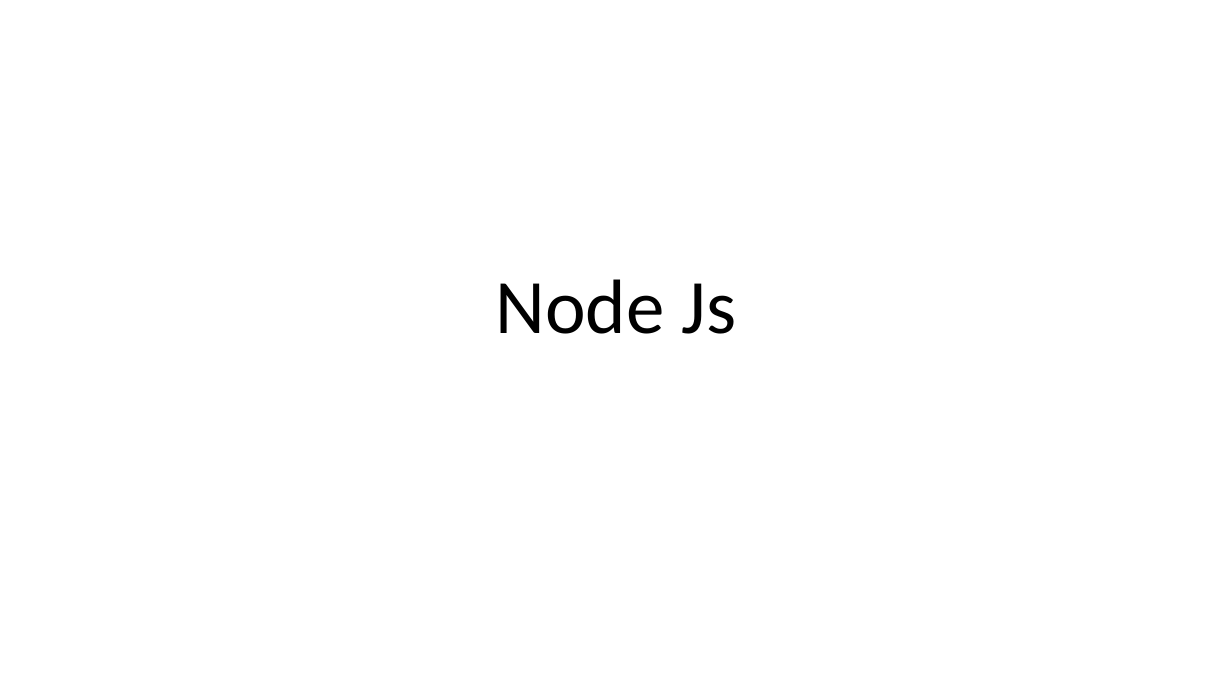
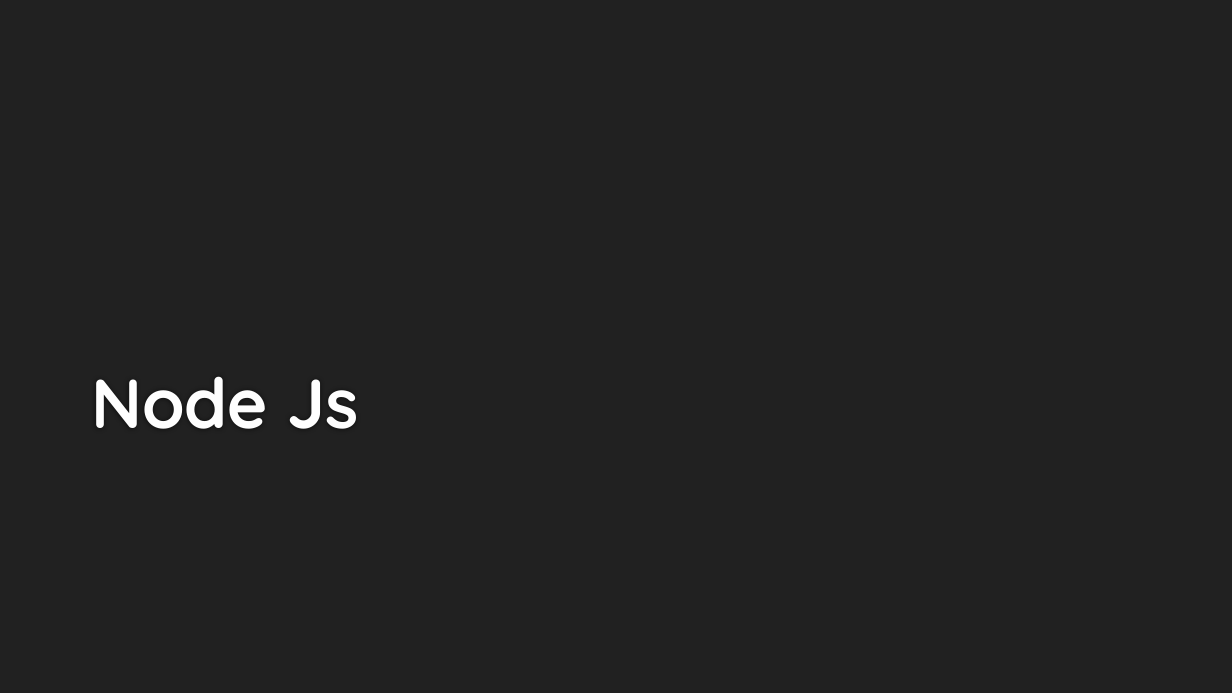
Before and after one commit to Prasundas99/Web-Development-Traning, a slide deck: slide 1 of 10.Node js/Node js.pptx. Drawn at 1232x693 pixels with LibreOffice and Linux fonts; fonts in the diff are those of the drawing; background and template pictures are left out. Boxes give left, top, right and bottom in pixels: in the first picture for what was removed or moved away, otherwise in the second. Text is boxed around its words. In the diff, an @@ line names an element or a change of style, - is before the commit and + after.

```diff
--- a/10.Node js/Node js.pptx
+++ b/10.Node js/Node js.pptx
@@ background #FFFFFF to #212121 @@
@@ title "Node Js": place and size @@
-title "Node Js" at box(495, 279, 737, 334)
+title "Node Js" at box(91, 376, 359, 429)
@@ title "Node Js" at box(91, 376, 359, 429): size 60 to 54 pt, font Calibri to Quicksand, text colour #000000 to #FEFEFE, bold on; alignment centre to left; line spacing 0.9 to 1 @@
```
Also in this commit, not shown: 6 other slides changed, 2 slides added, 1 slide removed, 13 other files.
